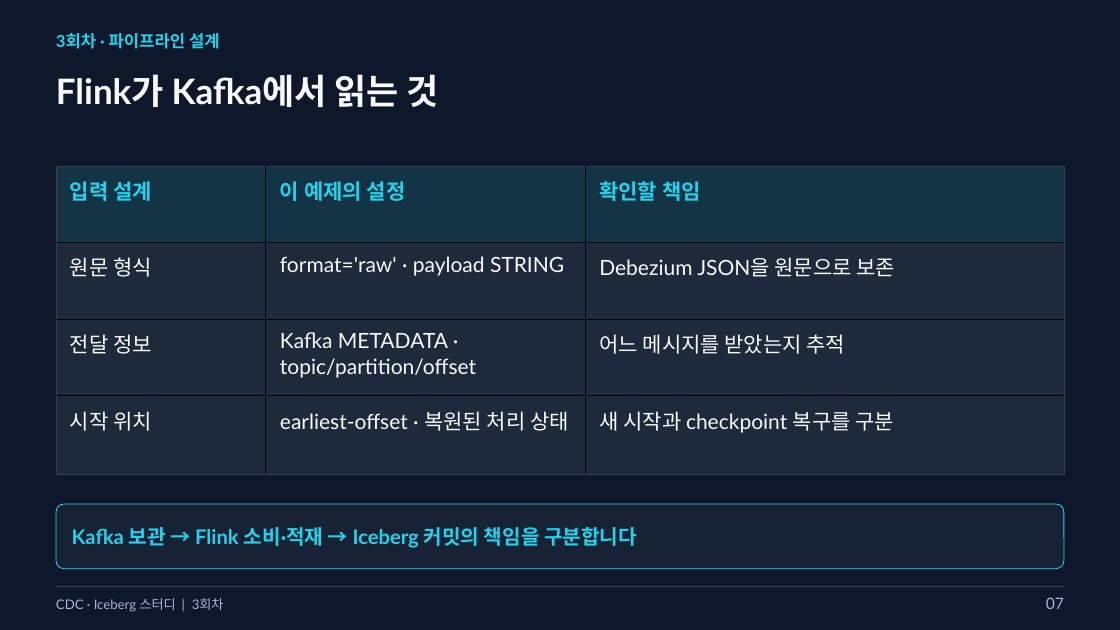
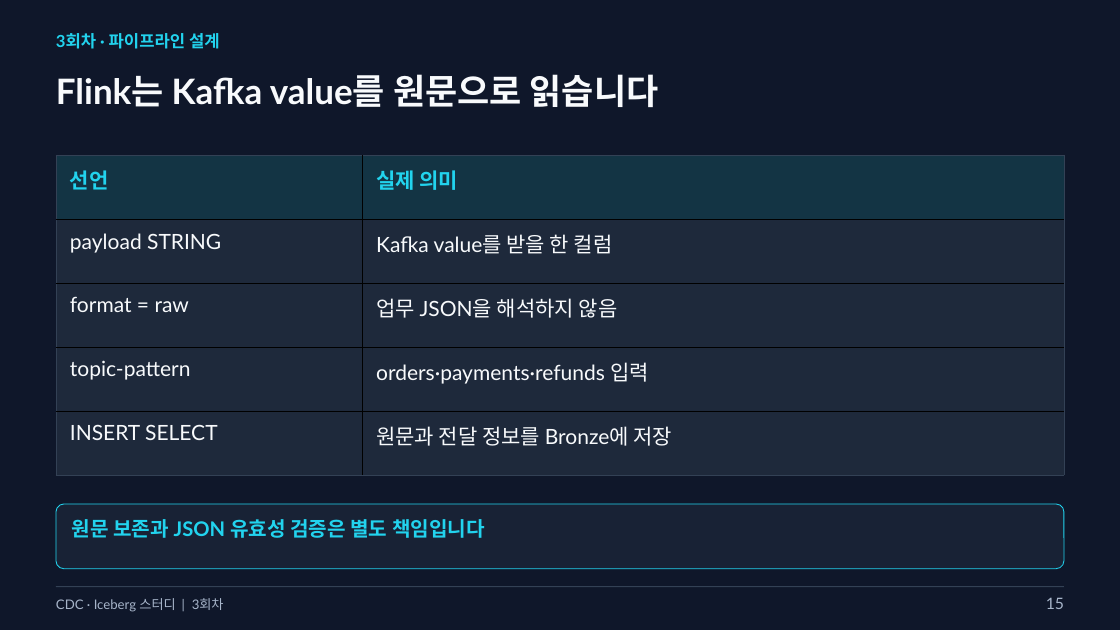
Before and after one commit to kim-dabin/cdc-lakehouse-study, a slide deck: slide 15 of labs/session03/slides/03-session03.pptx (slide 7 before the commit). Drawn at 1120x630 pixels with LibreOffice and Linux fonts; fonts in the diff are those of the drawing. Boxes give left, top, right and bottom in pixels: in the first picture for what was removed or moved away, otherwise in the second. Text is boxed around its words. In the diff, an @@ line names an element or a change of style, - is before the commit and + after.

Commit message:
Rebuild Session 3 around Flink Iceberg internals and operations

```diff
--- a/labs/session03/slides/03-session03.pptx
+++ b/labs/session03/slides/03-session03.pptx
@@ text at <box>56,74,659,107</box>: text changed @@
-Flink가 Kafka에서 읽는 것
+Flink는 Kafka value를 원문으로 읽습니다
@@ table at <box>56,155,1065,475</box> @@
-입력 설계 | 이 예제의 설정 | 확인할 책임
-원문 형식 | format='raw' · payload STRING | Debezium JSON을 원문으로 보존
-전달 정보 | Kafka METADATA · topic/partition/offset | 어느 메시지를 받았는지 추적
-시작 위치 | earliest-offset · 복원된 처리 상태 | 새 시작과 checkpoint 복구를 구분
+선언 | 실제 의미
+payload STRING | Kafka value를 받을 한 컬럼
+format = raw | 업무 JSON을 해석하지 않음
+topic-pattern | orders·payments·refunds 입력
+INSERT SELECT | 원문과 전달 정보를 Bronze에 저장
@@ table: place and size @@
-table at <box>56,166,1065,473</box>
+table at <box>56,155,1065,475</box>
@@ text "원문 보존과 JSON 유효성 검증은 ..." at <box>72,519,485,538</box>: vertical alignment middle to top @@
@@ text at <box>72,519,485,538</box>: text changed @@
-Kafka 보관 → Flink 소비·적재 → Iceberg 커밋의 책임을 구분합니다
+원문 보존과 JSON 유효성 검증은 별도 책임입니다
@@ text at <box>1046,597,1064,609</box>: text changed @@
-07
+15
```
Also in this commit, not shown: 12 other slides changed, 39 slides added, 10 slides removed, 8 other files.
